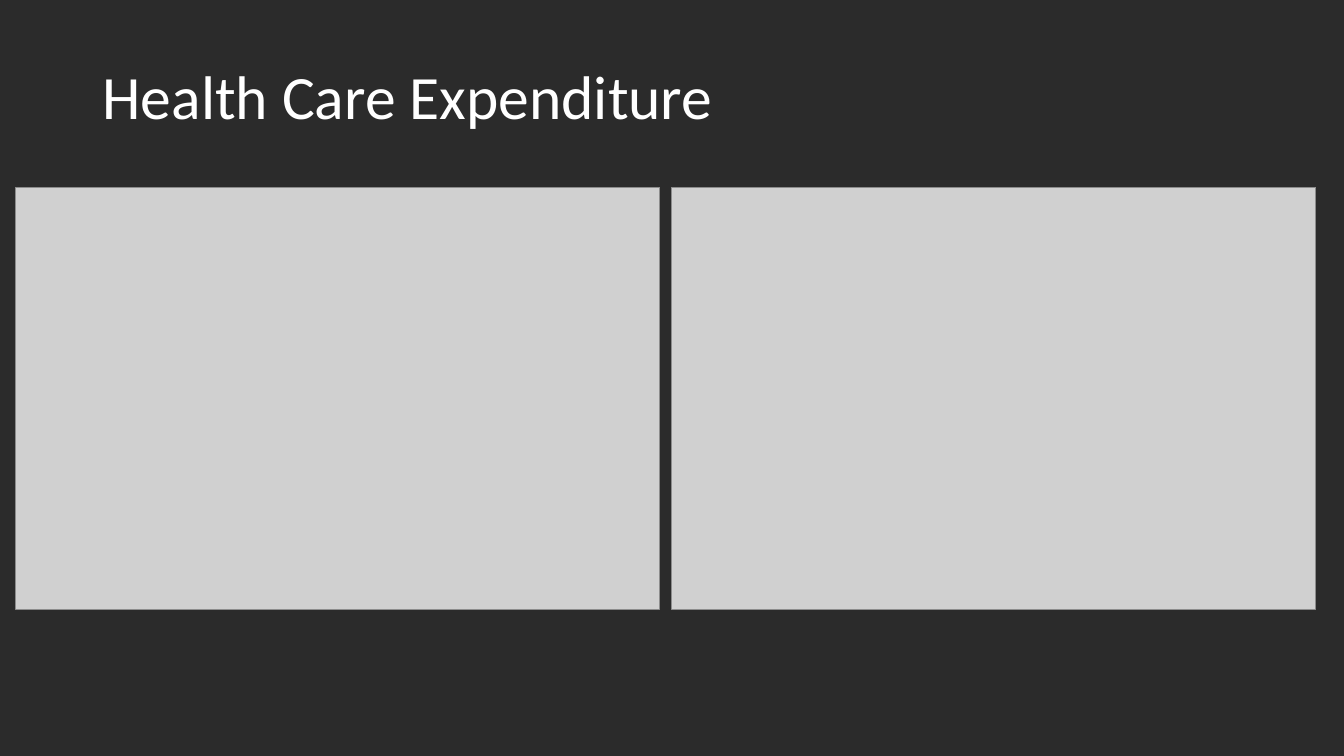
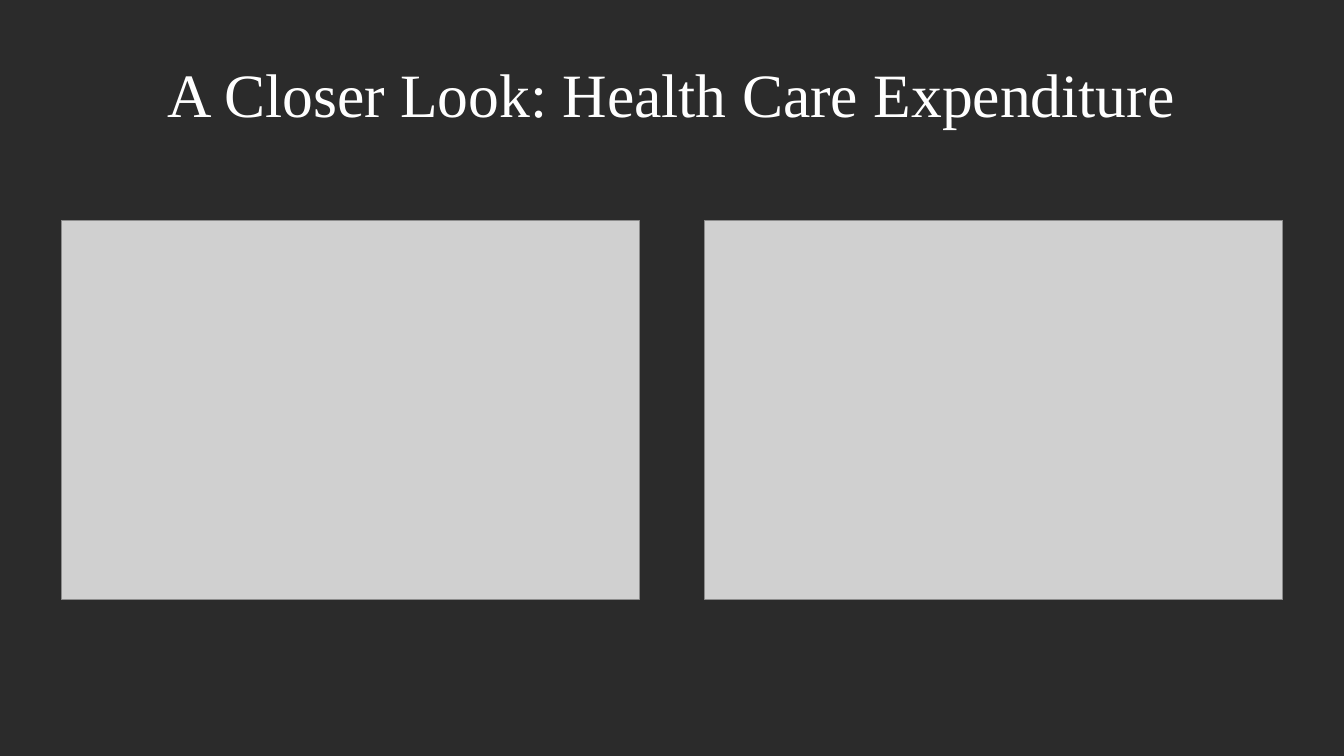
Before and after one commit to fab-bla/Air_Pollution, a slide deck: slide 5 of Presentations/First Presentation/midterm_presentation.pptx. Drawn at 1344x756 pixels with LibreOffice and Linux fonts; fonts in the diff are those of the drawing; grey boxes stand for pictures; background and template pictures are left out; a plain dark background stands for a picture behind light text. Boxes give left, top, right and bottom in pixels: in the first picture for what was removed or moved away, otherwise in the second. Text is boxed around its words. In the diff, an @@ line names an element or a change of style, - is before the commit and + after.

```diff
--- a/Presentations/First Presentation/midterm_presentation.pptx
+++ b/Presentations/First Presentation/midterm_presentation.pptx
@@ title at <box>168,74,1175,128</box>: text changed; font Calibri to Times New Roman @@
-Health Care Expenditure
+A Closer Look: Health Care Expenditure
@@ picture: place and size @@
-picture at <box>15,188,659,610</box>
+picture at <box>62,221,640,600</box>
@@ picture: place and size @@
-picture at <box>673,188,1317,610</box>
+picture at <box>705,221,1284,600</box>
```
Also in this commit, not shown: 3 other slides changed, 3 slides added, 2 slides removed, 1 other file.
